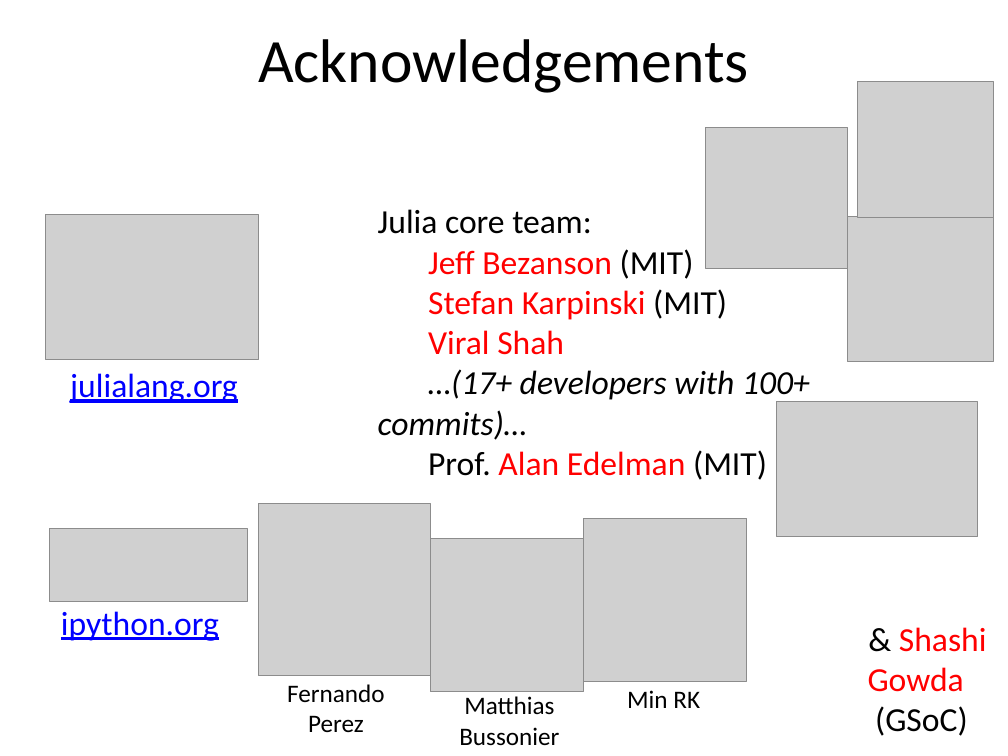
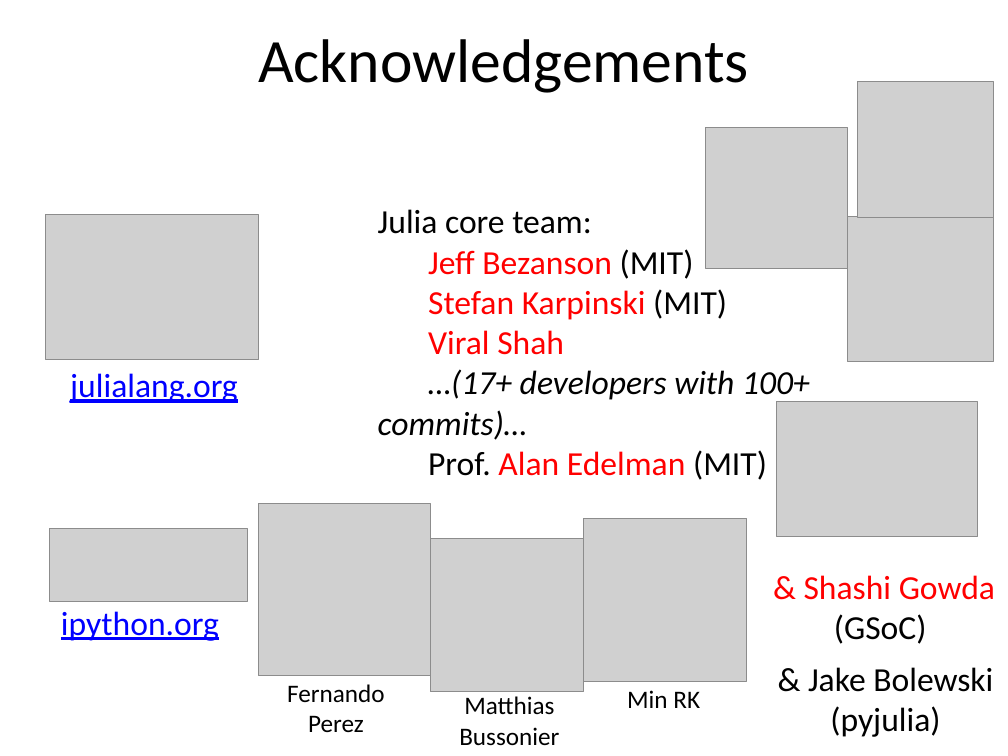
Before and after one commit to stevengj/Julia-EuroSciPy14, a slide deck: slide 30 of Julia@EuroSciPy.pptx. Drawn at 1008x756 pixels with LibreOffice and Linux fonts; fonts in the diff are those of the drawing; grey boxes stand for pictures. Boxes give left, top, right and bottom in pixels: in the first picture for what was removed or moved away, otherwise in the second. Text is boxed around its words. In the diff, an @@ line names an element or a change of style, - is before the commit and + after.

Commit message:
add missing @jakebolewski acknowledgement

```diff
--- a/Julia@EuroSciPy.pptx
+++ b/Julia@EuroSciPy.pptx
@@ text "& Shashi Gowda": place and size @@
-text "& Shashi Gowda" at <box>868,627,987,736</box>
+text "& Shashi Gowda" at <box>804,575,995,644</box>
@@ text at <box>804,575,995,600</box>: text changed @@
-& Shashi
-Gowda
+& Shashi Gowda
@@ text at <box>834,614,927,644</box>: alignment left to centre @@
@@ text added at <box>808,667,993,737</box>, 24 pt, text #000000 @@
+& Jake Bolewski
+(pyjulia)
```
Also in this commit, not shown: 1 other file.
